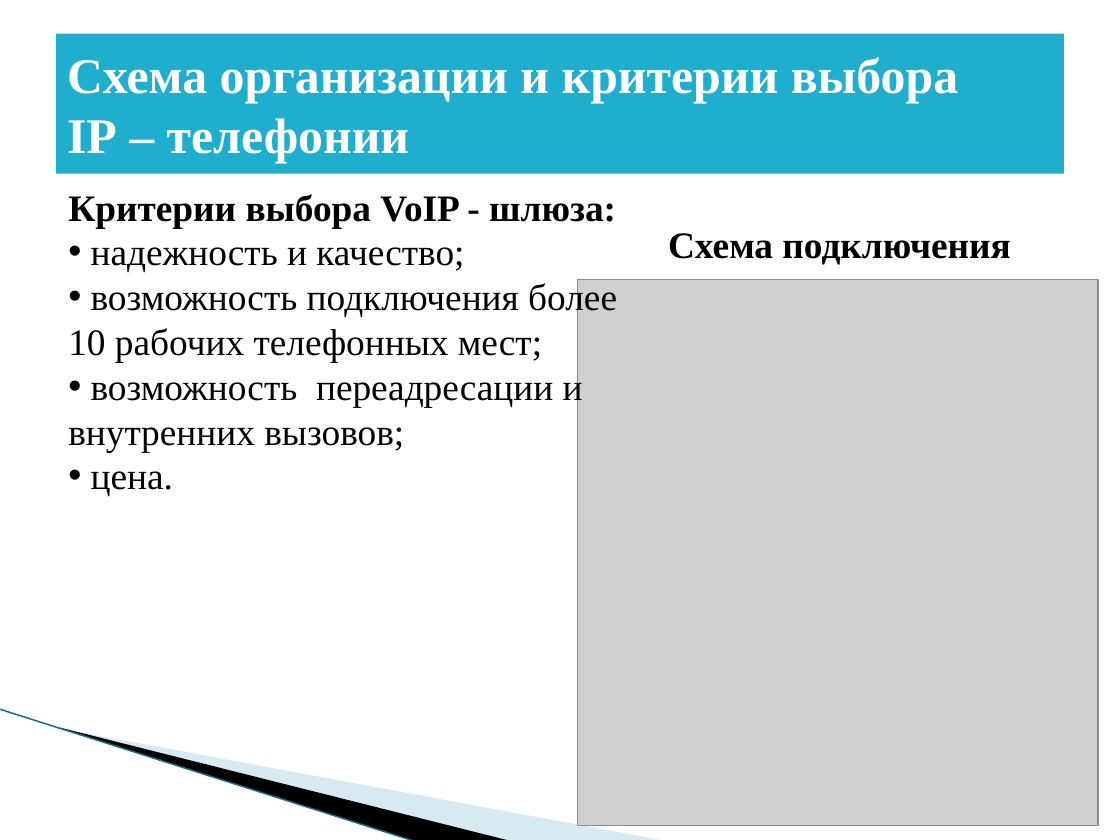
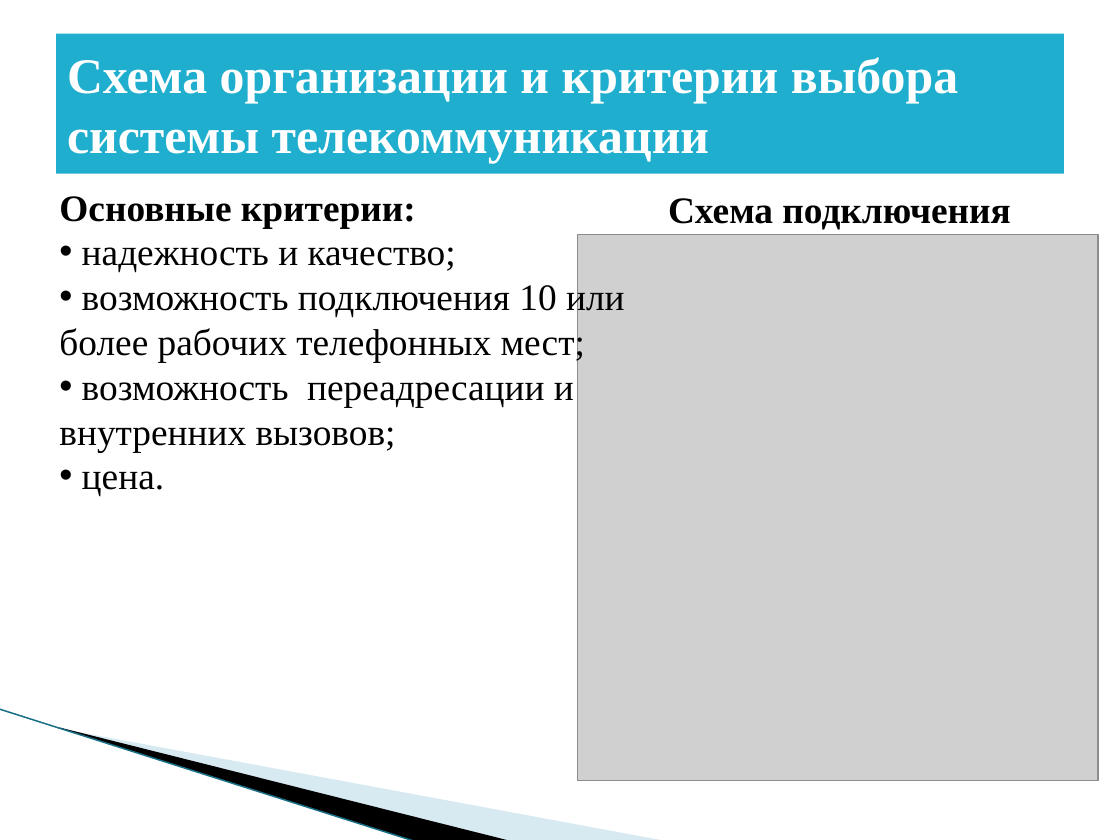
Before and after one commit to BadMax-Kirov/VKR, a slide deck: slide 19 of Выпускная квалификационная работа.pptx. Drawn at 1120x840 pixels with LibreOffice and Linux fonts; fonts in the diff are those of the drawing; grey boxes stand for pictures; background and template pictures are left out. Boxes give left, top, right and bottom in pixels: in the first picture for what was removed or moved away, otherwise in the second. Text is boxed around its words. In the diff, an @@ line names an element or a change of style, - is before the commit and + after.

```diff
--- a/Выпускная квалификационная работа.pptx
+++ b/Выпускная квалификационная работа.pptx
@@ title at bbox=[67, 57, 958, 163]: text changed @@
-Схема организации и критерии выбора IP – телефонии
+Схема организации и критерии выбора системы телекоммуникации
@@ text "Основные критерии:": place and size @@
-text "Основные критерии:" at bbox=[68, 194, 617, 497]
+text "Основные критерии:" at bbox=[59, 196, 625, 497]
@@ text at bbox=[59, 196, 416, 228]: text changed @@
-Критерии выбора VoIP - шлюза:
+Основные критерии:
@@ text "Схема подключения": place and size @@
-text "Схема подключения" at bbox=[668, 233, 1010, 265]
+text "Схема подключения" at bbox=[668, 198, 1010, 230]
@@ picture: place and size @@
-picture at bbox=[578, 280, 1099, 827]
+picture at bbox=[578, 235, 1099, 782]
@@ text at bbox=[59, 282, 625, 362]: text changed @@
-• возможность подключения более 10 рабочих телефонных мест;
+• возможность подключения 10 или более рабочих телефонных мест;
```
Also in this commit, not shown: 8 other slides changed.
